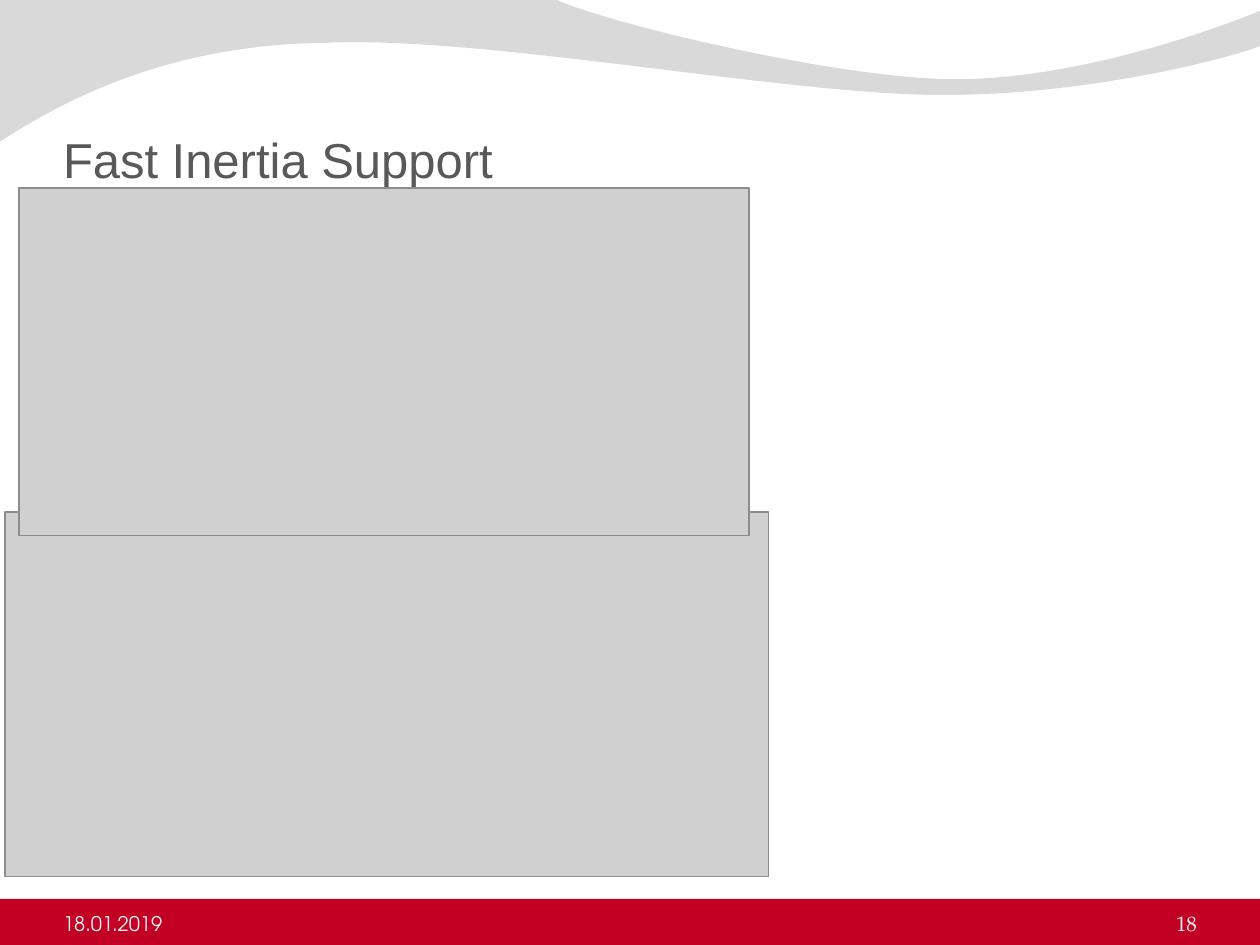
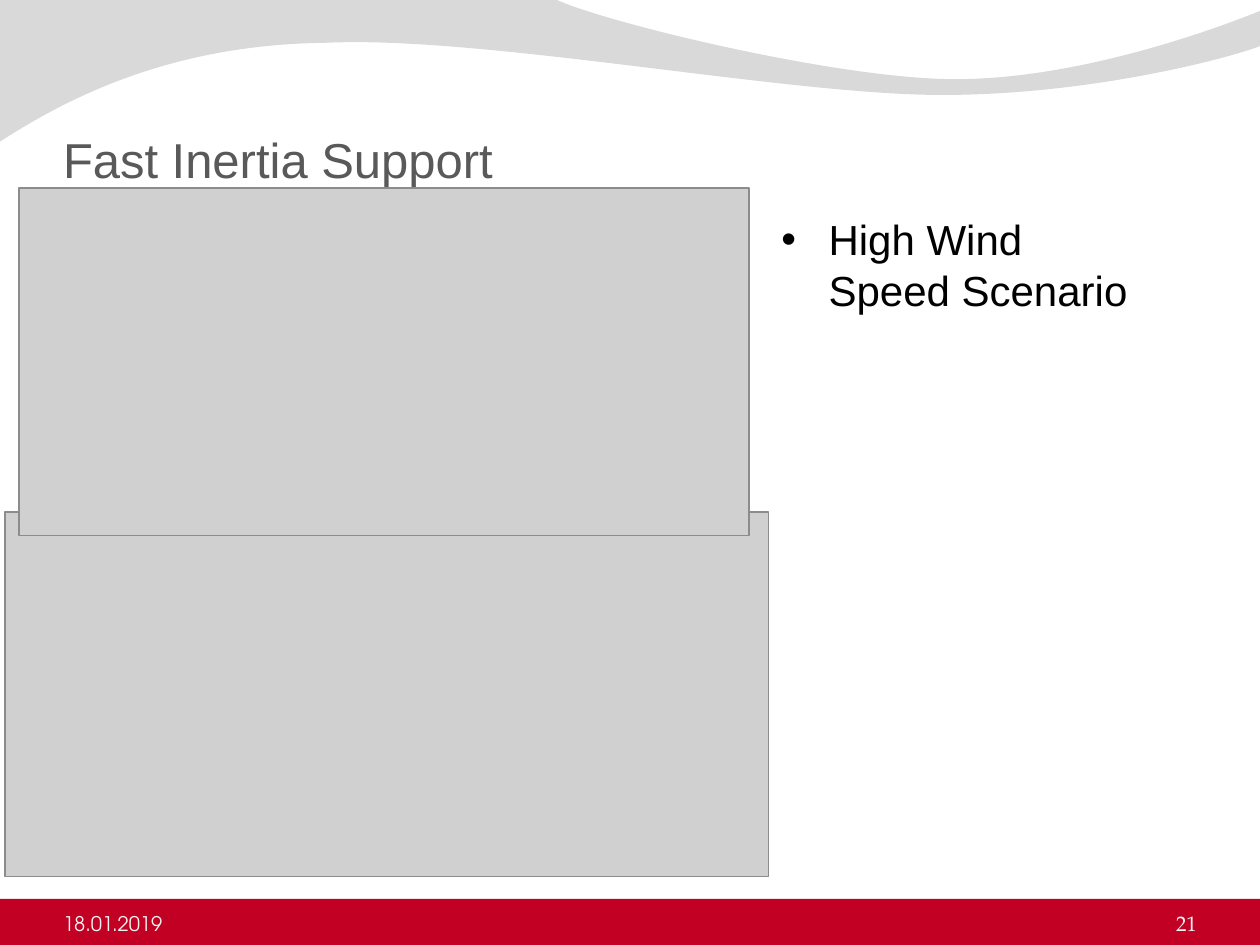
Before and after one commit to ErencanDuymaz/Research, a slide deck: slide 21 of Thesis/Thesis Defence/Erencan_Duymaz_thesis_defence.pptx (slide 18 before the commit). Drawn at 1260x945 pixels with LibreOffice and Linux fonts; fonts in the diff are those of the drawing; grey boxes stand for pictures; background and template pictures are left out. Boxes give left, top, right and bottom in pixels: in the first picture for what was removed or moved away, otherwise in the second. Text is boxed around its words. In the diff, an @@ line names an element or a change of style, - is before the commit and + after.

```diff
--- a/Thesis/Thesis Defence/Erencan_Duymaz_thesis_defence.pptx
+++ b/Thesis/Thesis Defence/Erencan_Duymaz_thesis_defence.pptx
@@ text added at box(829, 224, 1128, 314), 24 pt, text #000000 @@
+• High Wind Speed Scenario
@@ page number at box(1176, 916, 1197, 931): text changed @@
-18
+21
```
Also in this commit, not shown: 6 other slides changed, 3 slides added, 6 other files.
